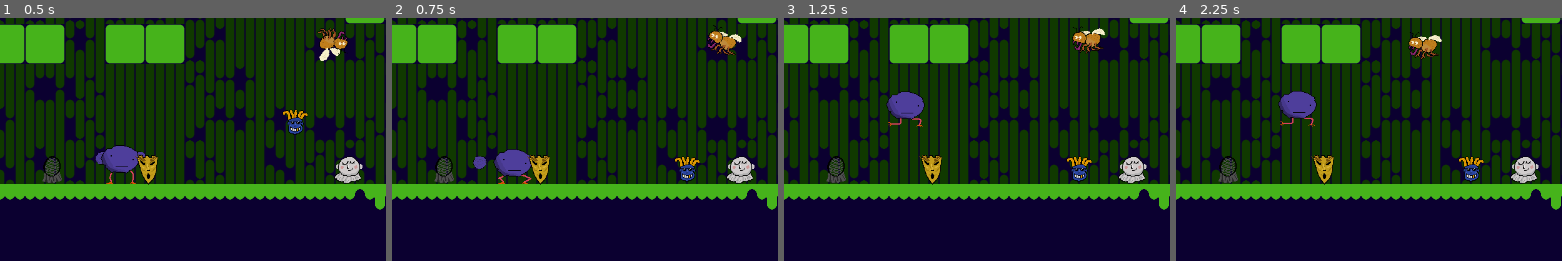
Above: before the commit, frames 1-4 (left to right).
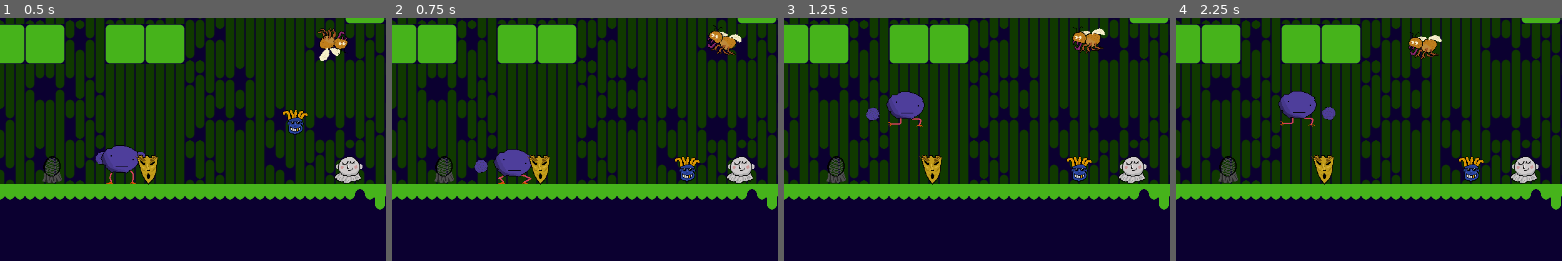
Above: after the commit, the same moments.

Repository: 6dam/ggj2026
Game: Godot game, scene res://Scenes/main.tscn
The game is run twice, just before and just after one commit, with the same random seed, the same clock (stepped at 60 frames per second) and the same inputs.
Inputs:
- Up to frame 1 (0.5 s): no input
- Up to frame 2 (0.75 s): hold O (mask_right) from 0.53 s (still down)
- Up to frame 3 (1.25 s): keep holding O (mask_right); tap Up (jump) at 0.77, 1.07 s
- Up to frame 4 (2.25 s): tap Up (jump) at 1.52, 1.82 s; release O (mask_right) at 2.03 s; hold X (mask_left) from 2.03 s (still down)
The pictures show only the part of the screen within x 39-89%, y 25-75%; the shares and areas given below are measured in that part.

Frame 1 is identical in both runs. In frame 2, 0.1% of the frame differs, in the area x 20-25%, y 56-64%; in frame 3, 0.1%; in frame 4, 0.2%, in the area x 37-42%, y 36-42%.

Commit message:
Update player_scene.gd

Diff:
--- a/ggj-2026/Scenes/player_scene.gd
+++ b/ggj-2026/Scenes/player_scene.gd
@@ -15,8 +15,8 @@
 @onready var defaultMarkerPosition = $armPivotMarker.position
 var leftMarkerPosition = Vector2(22,-32)
 var rightMarkerPosition = Vector2(-22,-32)
-var leftMarkerTilt = -24.0
-var rightMarkerTilt = 24.0
+var leftMarkerTilt = 12.0
+var rightMarkerTilt = -12.0
 var maskMode = 0
 
 @onready var leftMarker = $armPivotMarker/leftMarker2d
@@ -193,10 +193,10 @@
 	var armSpeed = 0.3
 	if maskMode == 0:
 		pivot.position = lerp(pivot.position, defaultMarkerPosition, armSpeed)
-		pivot.rotation = lerp(pivot.rotation_degrees, 0.0, armSpeed)
+		pivot.rotation_degrees = lerp(pivot.rotation_degrees, 0.0, armSpeed)
 	if maskMode == 1:
 		pivot.position = lerp(pivot.position, rightMarkerPosition, armSpeed)
-		pivot.rotation = lerp(pivot.rotation_degrees, rightMarkerTilt, armSpeed)
+		pivot.rotation_degrees = lerp(pivot.rotation_degrees, rightMarkerTilt, armSpeed)
 	if maskMode == -1:
 		pivot.position = lerp(pivot.position, leftMarkerPosition, armSpeed)
-		pivot.rotation = lerp(pivot.rotation_degrees, leftMarkerTilt, armSpeed)
+		pivot.rotation_degrees = lerp(pivot.rotation_degrees, leftMarkerTilt, armSpeed)
